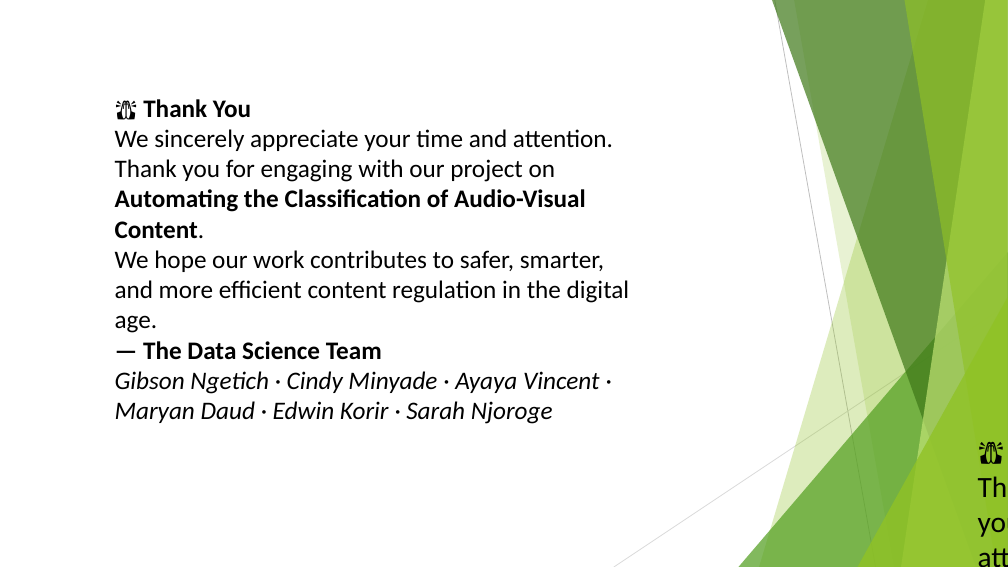
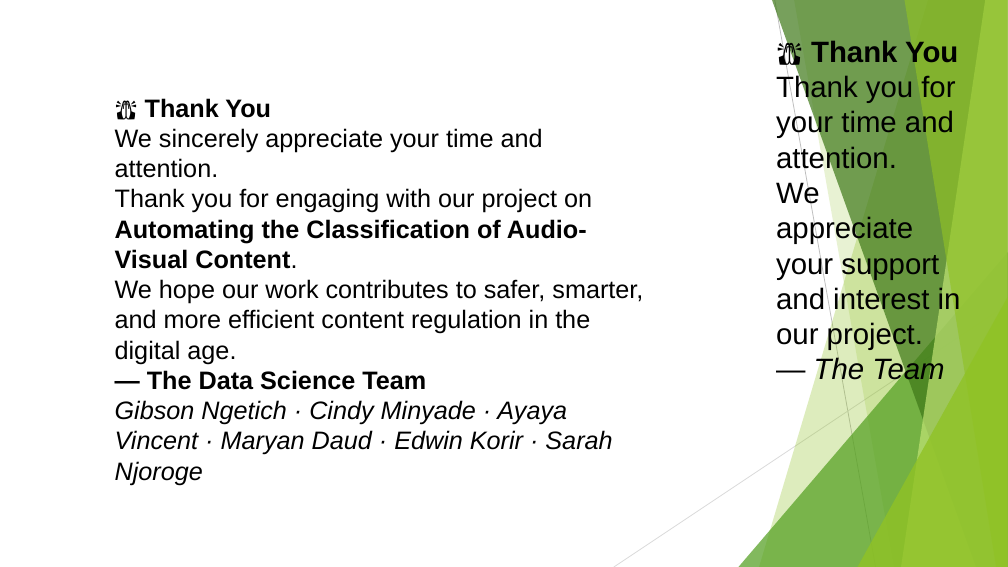
Before and after one commit to cminyade/Data_Alchemists, a slide deck: slide 17 of audiovisual_presentation.pptx (slide 13 before the commit). Drawn at 1008x567 pixels with LibreOffice and Linux fonts; fonts in the diff are those of the drawing; background and template pictures are left out. Boxes give left, top, right and bottom in pixels: in the first picture for what was removed or moved away, otherwise in the second. Text is boxed around its words. In the diff, an @@ line names an element or a change of style, - is before the commit and + after.

```diff
--- a/audiovisual_presentation.pptx
+++ b/audiovisual_presentation.pptx
@@ text "🙏 Thank You" at (x1=776, y1=40, x2=961, y2=385): font Calibri to Arial; rotation 180 to 0 degrees @@
@@ text "🙏 Thank You" at (x1=115, y1=98, x2=643, y2=485): font Calibri to Arial @@
```
Also in this commit, not shown: 8 other slides changed, 8 slides added, 4 slides removed, 2 other files.
